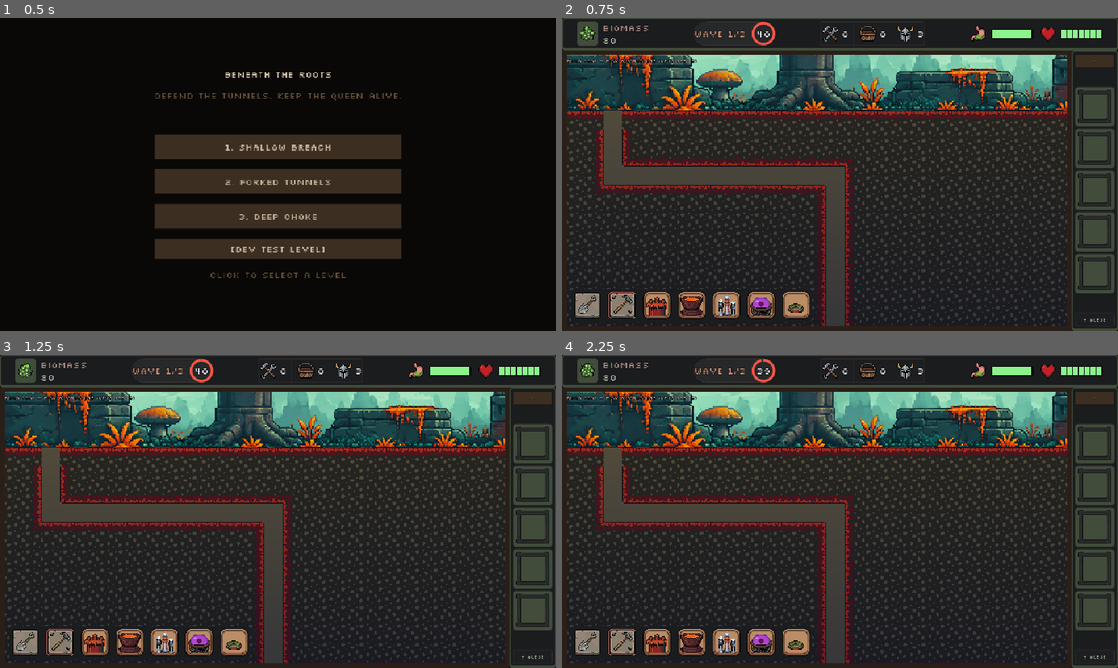
Above: before the commit, frames 1-4 (two rows, left to right).
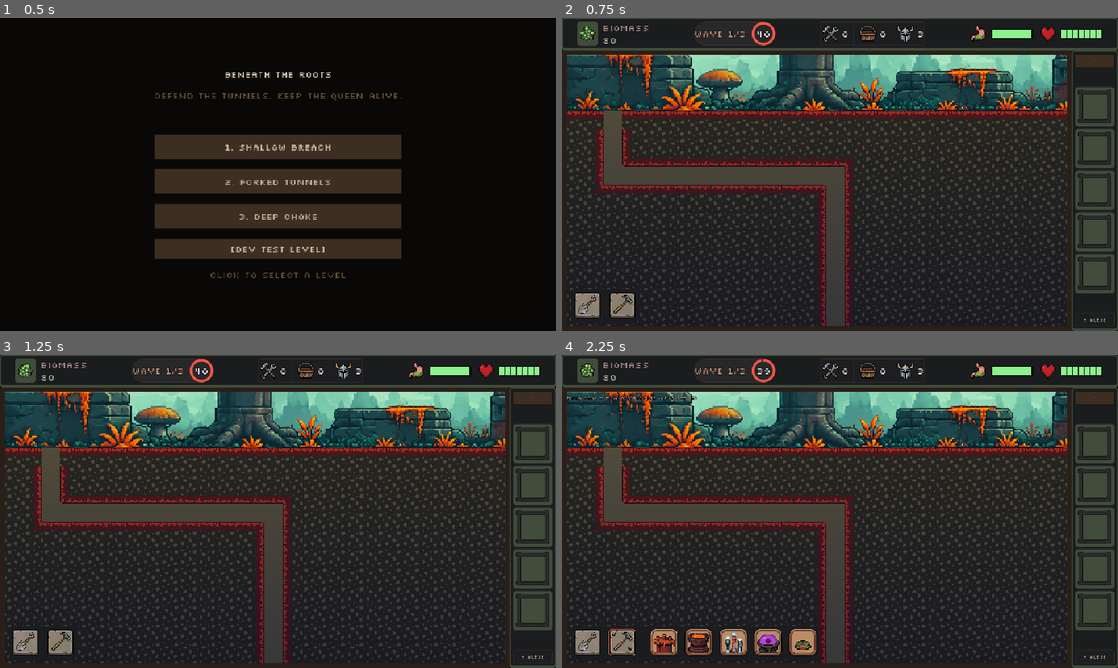
Above: after the commit, the same moments.

Repository: matiaspereiraobando/beneath-the-roots
Game: Godot game, scene res://scenes/menu.tscn
Same seed, same stepped clock (60 frames per second), same inputs: the game is played once before the commit and once after it.
Inputs (mouse positions are in pixels of both pictures, inside the frame that each line leads up to):
- Up to frame 1 (0.5 s): no input
- Up to frame 2 (0.75 s): click "1. Shallow Breach" at 0.5 s
- Up to frame 3 (1.25 s): no input
- Up to frame 4 (2.25 s): click (589, 642) at 1.25 s; click (623, 642) at 2 s

Frame 1 is identical in both runs. In frame 2, 2.4% of the frame differs, in the area x 0-45%, y 13-98%; in frame 3, 2.4%; in frame 4, 2.0%.

Commit message:
Improve macro toolbar layout and default tool state.
Add a dedicated gap between action and structure buttons, and start levels with no Dig/Build tool selected.

Co-authored-by: Cursor <cursoragent@cursor.com>

Diff:
--- a/scenes/macro_world.tscn
+++ b/scenes/macro_world.tscn
@@ -31,22 +31,31 @@
 
 [node name="ToolBar" type="HBoxContainer" parent="HudLayer/ToolBarPanel"]
 layout_mode = 2
+theme_override_constants/separation = 0
+
+[node name="ActionsBar" type="HBoxContainer" parent="HudLayer/ToolBarPanel/ToolBar"]
+layout_mode = 2
 theme_override_constants/separation = 4
 
-[node name="DigBtn" type="TextureButton" parent="HudLayer/ToolBarPanel/ToolBar"]
+[node name="DigBtn" type="TextureButton" parent="HudLayer/ToolBarPanel/ToolBar/ActionsBar"]
 custom_minimum_size = Vector2(56, 56)
 layout_mode = 2
 toggle_mode = true
 script = ExtResource("2_action_btn")
 
-[node name="BuildBtn" type="TextureButton" parent="HudLayer/ToolBarPanel/ToolBar"]
+[node name="BuildBtn" type="TextureButton" parent="HudLayer/ToolBarPanel/ToolBar/ActionsBar"]
 custom_minimum_size = Vector2(56, 56)
 layout_mode = 2
 toggle_mode = true
-button_pressed = true
 script = ExtResource("2_action_btn")
 
+[node name="StructureGap" type="Control" parent="HudLayer/ToolBarPanel/ToolBar"]
+visible = false
+custom_minimum_size = Vector2(16, 0)
+layout_mode = 2
+
 [node name="StructureBar" type="HBoxContainer" parent="HudLayer/ToolBarPanel/ToolBar"]
+visible = false
 layout_mode = 2
 theme_override_constants/separation = 4
 
--- a/scripts/macro_world.gd
+++ b/scripts/macro_world.gd
@@ -16,6 +16,8 @@
 	"gland": "Gland",
 	"mine": "Fungal mine",
 }
+const TOOLBAR_EDGE_MARGIN := 8
+const TOOLBAR_SECTION_GAP := 16
 
 enum MacroTool { NONE, DIG, BUILD }
 
@@ -29,8 +31,9 @@
 @onready var _add_btn: Button = $HudLayer/TowerMenu/VBox/Buttons/AddBtn
 @onready var _remove_btn: Button = $HudLayer/TowerMenu/VBox/Buttons/RemoveBtn
 @onready var _close_btn: Button = $HudLayer/TowerMenu/VBox/Buttons/CloseBtn
-@onready var _dig_btn: ActionToolButton = $HudLayer/ToolBarPanel/ToolBar/DigBtn
-@onready var _build_btn: ActionToolButton = $HudLayer/ToolBarPanel/ToolBar/BuildBtn
+@onready var _dig_btn: ActionToolButton = $HudLayer/ToolBarPanel/ToolBar/ActionsBar/DigBtn
+@onready var _build_btn: ActionToolButton = $HudLayer/ToolBarPanel/ToolBar/ActionsBar/BuildBtn
+@onready var _structure_gap: Control = $HudLayer/ToolBarPanel/ToolBar/StructureGap
 @onready var _structure_bar: HBoxContainer = $HudLayer/ToolBarPanel/ToolBar/StructureBar
 @onready var _toolbar_panel: PanelContainer = $HudLayer/ToolBarPanel
 
@@ -41,7 +44,7 @@
 var _effects_root: Node2D
 var _build_feedback: Label
 var _feedback_timer: float = 0.0
-var _active_tool: MacroTool = MacroTool.BUILD
+var _active_tool: MacroTool = MacroTool.NONE
 var _selected_structure: String = ""
 var _structure_buttons: Dictionary = {}
 var _preview_valid_tex: Texture2D
@@ -169,6 +172,7 @@
 
 func _load_level() -> void:
 	_hide_tower_menu()
+	_active_tool = MacroTool.NONE
 	_selected_structure = ""
 	_enemy_sprites.clear()
 	_tower_sprites.clear()
@@ -348,7 +352,9 @@
 func _update_toolbar_visuals() -> void:
 	_dig_btn.set_pressed_no_signal(_active_tool == MacroTool.DIG)
 	_build_btn.set_pressed_no_signal(_active_tool == MacroTool.BUILD)
-	_structure_bar.visible = _active_tool == MacroTool.BUILD
+	var show_structures := _active_tool == MacroTool.BUILD
+	_structure_gap.visible = show_structures
+	_structure_bar.visible = show_structures
 	for type in _structure_buttons:
 		var btn: ActionToolButton = _structure_buttons[type]
 		var is_selected: bool = _selected_structure == type and _active_tool == MacroTool.BUILD
@@ -499,6 +505,7 @@
 func _setup_toolbar() -> void:
 	_apply_toolbar_styles()
 	_toolbar_panel.clip_contents = true
+	_structure_gap.custom_minimum_size = Vector2(TOOLBAR_SECTION_GAP, 0.0)
 	_dig_btn.setup_from_sheet(SpritePaths.action_tool_sheet("dig"))
 	_build_btn.setup_from_sheet(SpritePaths.action_tool_sheet("build"))
 	_dig_btn.tooltip_text = "Dig (G)"
@@ -524,16 +531,16 @@
 	var panel_size := _measure_toolbar_size()
 	_toolbar_panel.size = panel_size
 	var vp := get_viewport().get_visible_rect().size
-	_toolbar_panel.position = Vector2(8.0, vp.y - 8.0 - panel_size.y)
+	_toolbar_panel.position = Vector2(TOOLBAR_EDGE_MARGIN, vp.y - TOOLBAR_EDGE_MARGIN - panel_size.y)
 
 
 func _measure_toolbar_size() -> Vector2:
-	var bar := _toolbar_panel.get_node("ToolBar") as HBoxContainer
-	var sep := float(bar.get_theme_constant("separation"))
+	var actions_bar := _toolbar_panel.get_node("ToolBar/ActionsBar") as HBoxContainer
+	var inner_sep := float(actions_bar.get_theme_constant("separation"))
 	var height := maxf(_dig_btn.get_minimum_size().y, 56.0)
-	var width := _dig_btn.get_minimum_size().x + sep + _build_btn.get_minimum_size().x
+	var width := _dig_btn.get_minimum_size().x + inner_sep + _build_btn.get_minimum_size().x
 	if _structure_bar.visible:
-		width += sep + _structure_bar.get_minimum_size().x
+		width += _structure_gap.custom_minimum_size.x + _structure_bar.get_minimum_size().x
 	return Vector2(width, height)
 
 
